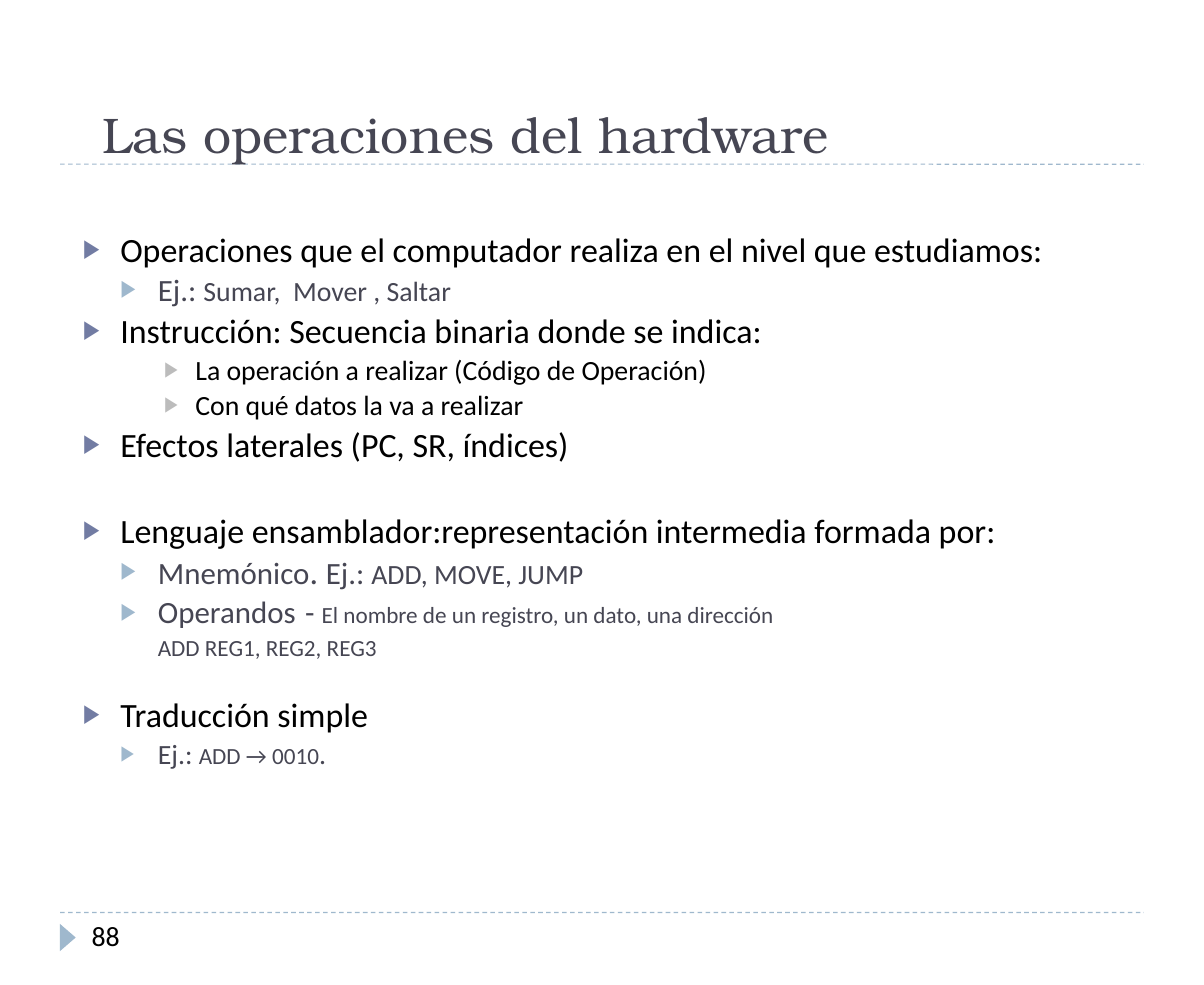
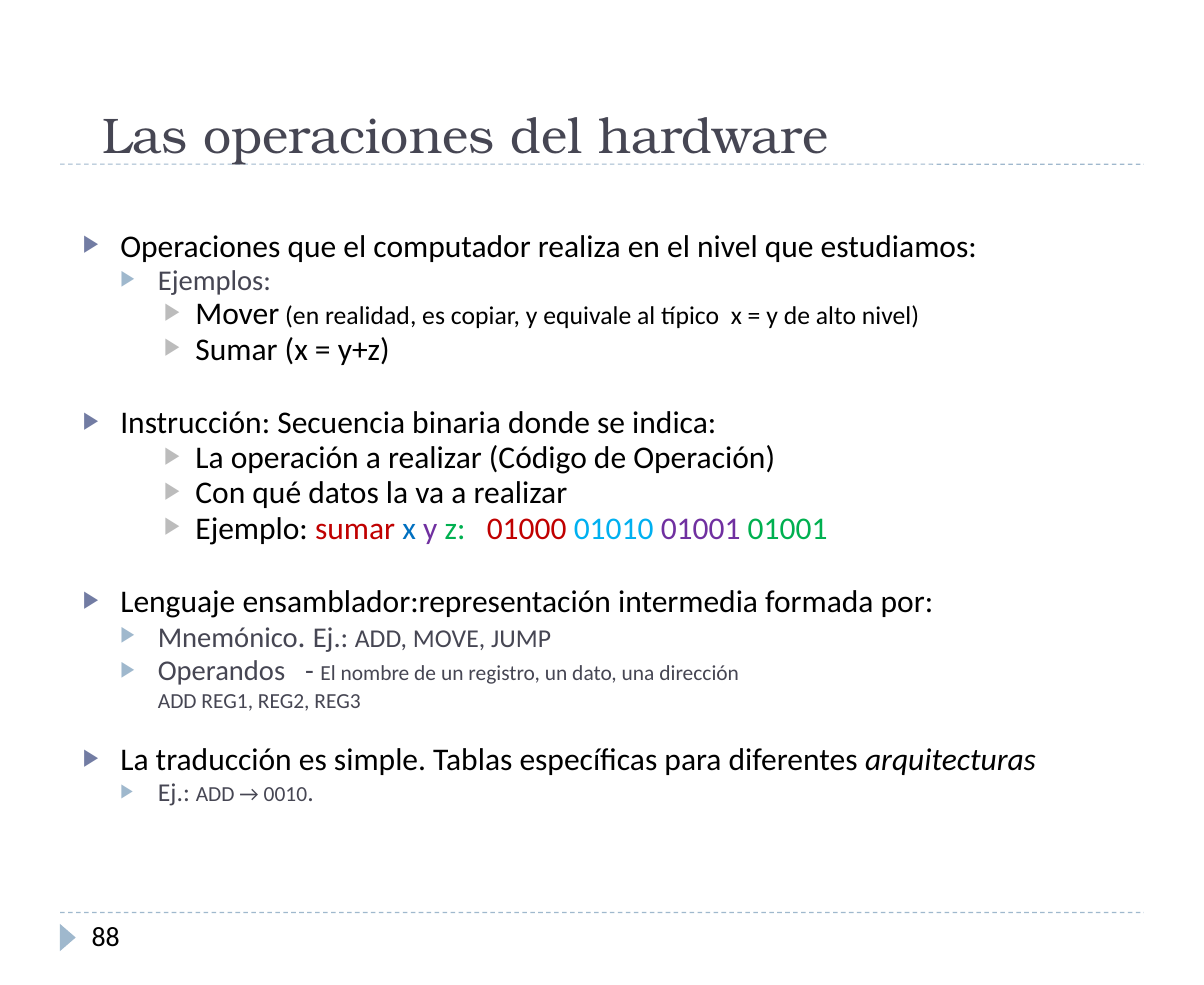
Before and after one commit to luisfromero/fucomp, a slide deck: slide 74 of temas/tema2.pptx. Drawn at 1204x985 pixels with LibreOffice and Linux fonts; fonts in the diff are those of the drawing. Boxes give left, top, right and bottom in pixels: in the first picture for what was removed or moved away, otherwise in the second. Text is boxed around its words. In the diff, an @@ line names an element or a change of style, - is before the commit and + after.

```diff
--- a/temas/tema2.pptx
+++ b/temas/tema2.pptx
@@ text at <box>120,235,977,806</box>: size 22 to 20.4 pt in "Operaciones que el computador realiza en el ...", "Instrucción: Secuencia binaria donde se indica:", "Lenguaje ensamblador:representación intermedia formada por:", "Mnemónico."; size 18 to 20.4 pt in "La operación a realizar (Código de Operación)", "Con qué datos la va a realizar"; size 20 to 18.5 pt in "Mnemónico. Ej.:", "Operandos -"; size 18 to 16.6 pt in "ADD, MOVE, JUMP", "Ej.: 0010."; size 15 to 13.9 pt in "El nombre de un registro, un dato, ...", "ADD REG1, REG2, REG3", "ADD → 0010."; line spacing 0.8 to 0.7 @@
@@ text at <box>158,270,919,365</box>: text changed; size 18 to 16.6 pt; text colour #464653 to #000000 @@
-  ▶ Ej.: Sumar, Mover , Saltar
+  ▶ Ejemplos:
+    ▶ Mover (en realidad, es copiar, y equivale al típico x = y de alto nivel)
+    ▶ Sumar (x = y+z)
@@ text at <box>195,517,828,545</box>: text changed; size 22 to 20.4 pt; text colour #000000 to #C00000 @@
-▶ Efectos laterales (PC, SR, índices)
+    ▶ Ejemplo: sumar x y z: 01000 01010 01001 01001
@@ text at <box>120,748,1036,775</box>: text changed; size 22 to 20.4 pt @@
-▶ Traducción simple
+▶ La traducción es simple. Tablas específicas para diferentes arquitecturas
```
Also in this commit, not shown: 15 other slides changed, 26 slides added, 14 slides removed, 5 other files.
